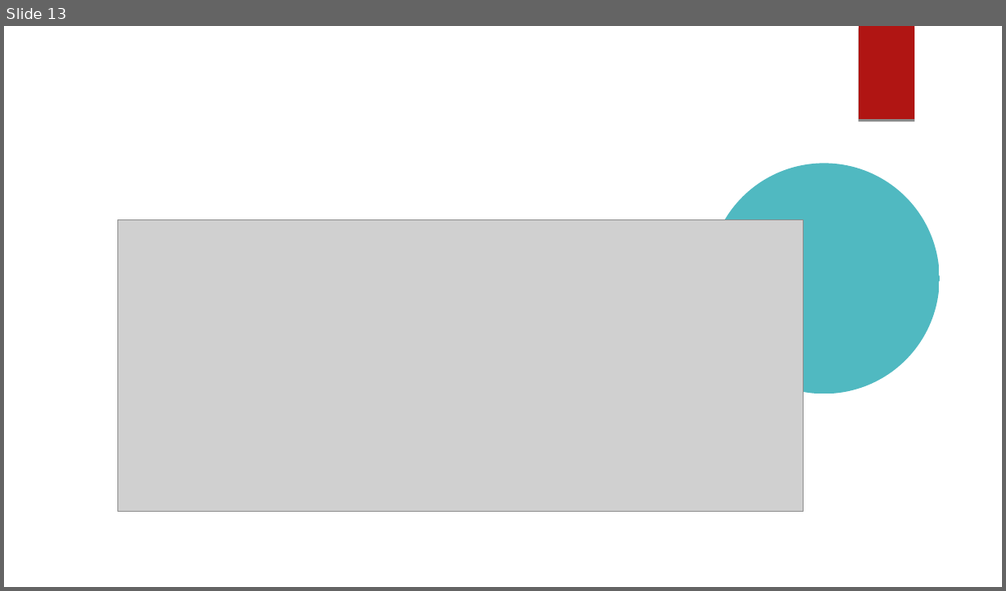
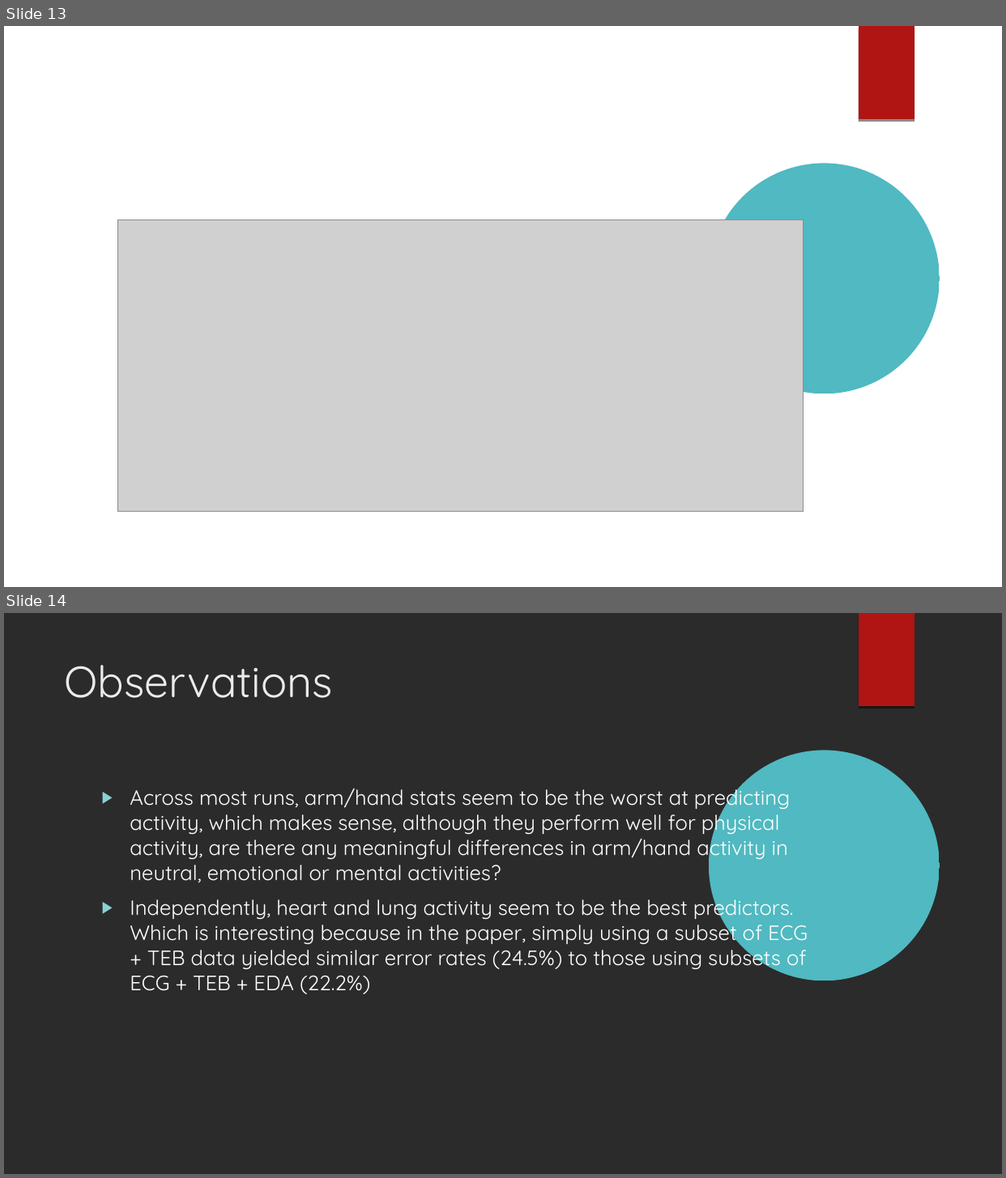
Before and after one commit to xaviersantos/dm, a slide deck: project_last/presentation.odp. Shown one above the other, each under a label of ours: slide 13 before the commit, slides 13 and 14 after it. The pictures are 1006x591 and 1006x1178 pixels, drawn with LibreOffice and Linux fonts; fonts in the diff are those of the drawing; grey boxes stand for pictures; background and template pictures are left out; a plain dark background stands for a picture behind light text. Boxes give left, top, right and bottom in pixels: in the first picture for what was removed or moved away, otherwise in the second. Text is boxed around its words. In the diff, an @@ line names an element or a change of style, - is before the commit and + after.

Commit message:
observations

```diff
--- a/project_last/presentation.odp
+++ b/project_last/presentation.odp
@@ slide 14 added at <box>4,613,1002,1174</box>, background picture (left out); not listed: 2 template elements that a slide beside it also shows @@
@@ title added at <box>65,665,333,698</box>, 42 pt, text #EBEBEB @@
+Observations
@@ text added at <box>130,783,808,995</box>, 20 pt, text #FFFFFF @@
+▶ Across most runs, arm/hand stats seem to be the worst at predicting activity, which makes sense, although they perform well for physical activity, are there any meaningful differences in arm/hand activity in neutral, emotional or mental activities?
+▶ Independently, heart and lung activity seem to be the best predictors. Which is interesting because in the paper, simply using a subset of ECG + TEB data yielded similar error rates (24.5%) to those using subsets of ECG + TEB + EDA (22.2%)
```
Also in this commit, not shown: 1 slide changed.
